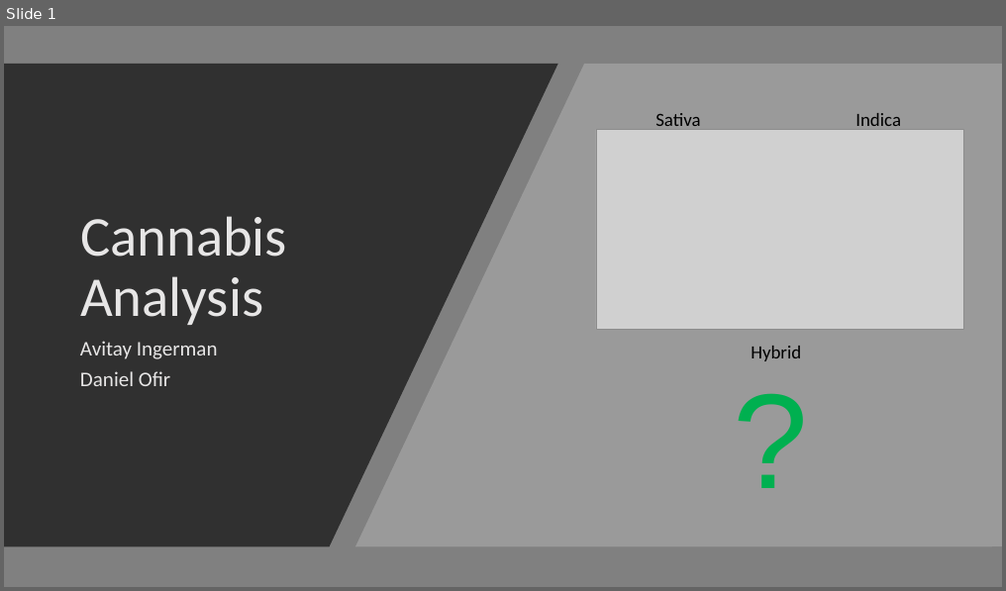
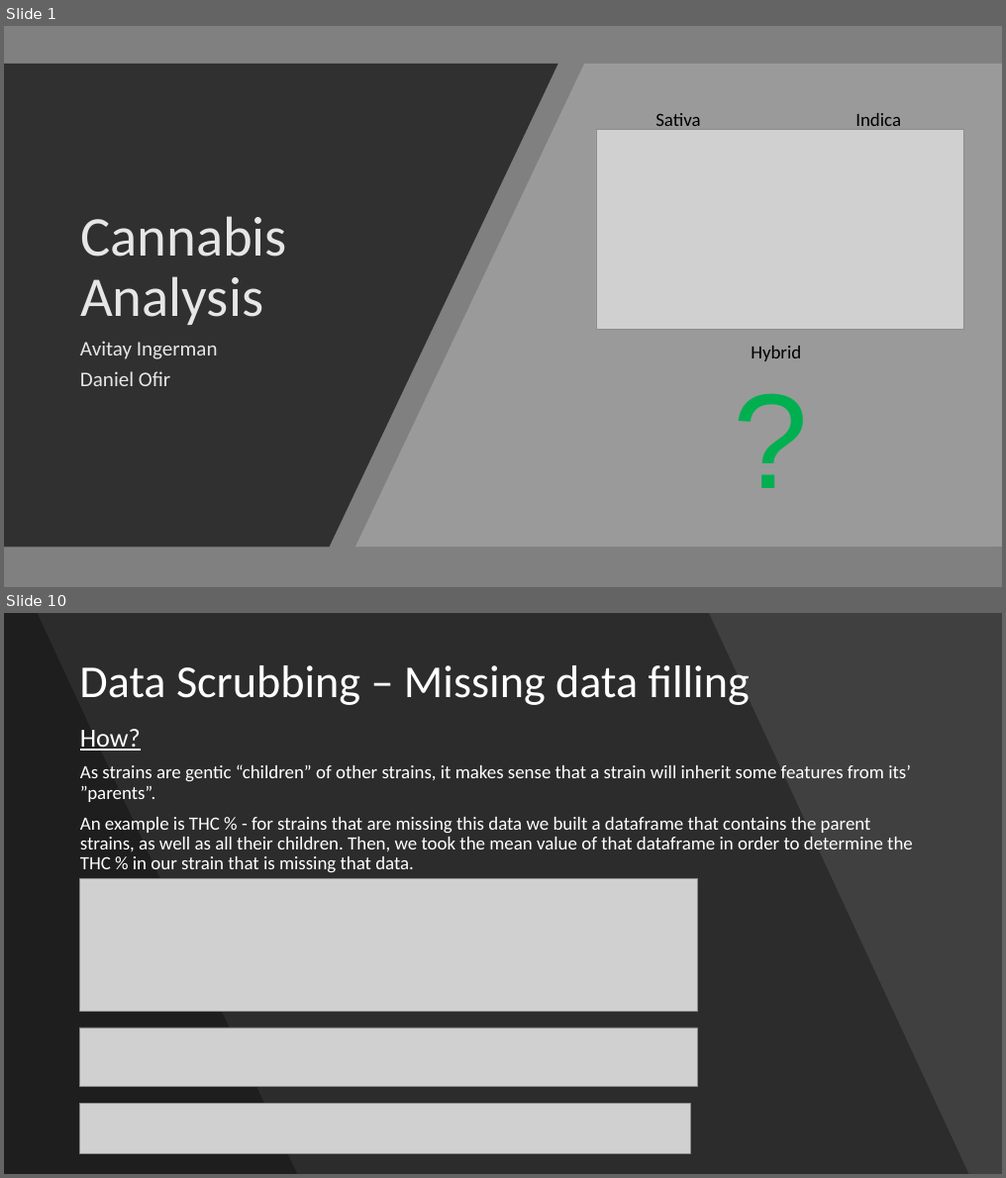
Before and after one commit to DanielOfir/Cannabis-Analysis, a slide deck: Cannabis Analysis.pptx. Shown one above the other, each under a label of ours: slide 1 before the commit, slides 1 and 10 after it; the slides between them are not shown. The pictures are 1006x591 and 1006x1178 pixels, drawn with LibreOffice and Linux fonts; fonts in the diff are those of the drawing; grey boxes stand for pictures. Boxes give left, top, right and bottom in pixels: in the first picture for what was removed or moved away, otherwise in the second. Text is boxed around its words. In the diff, an @@ line names an element or a change of style, - is before the commit and + after.

```diff
--- a/Cannabis Analysis.pptx
+++ b/Cannabis Analysis.pptx
@@ slide 10 added at bbox=[4, 613, 1002, 1174], background #404040 @@
@@ freeform shape added at bbox=[4, 613, 969, 1174], fill #000000 at 30% opacity @@
@@ freeform shape added at bbox=[4, 613, 297, 1174], fill #000000 at 30% opacity @@
@@ title added at bbox=[79, 665, 749, 705], 44 pt, text #FFFFFF @@
+Data Scrubbing – Missing data filling
@@ text added at bbox=[80, 729, 913, 873], 18 pt, text #FFFFFF @@
+How?
+As strains are gentic “children” of other strains, it makes sense that a strain will inherit some features from its’ ”parents”.
+An example is THC % - for strains that are missing this data we built a dataframe that contains the parent strains, as well as all their children. Then, we took the mean value of that dataframe in order to determine the THC % in our strain that is missing that data.
@@ picture added at bbox=[79, 878, 698, 1011] @@
@@ picture added at bbox=[79, 1028, 698, 1087] @@
@@ picture added at bbox=[79, 1104, 691, 1155] @@
```
Also in this commit, not shown: 2 slides changed, 11 other slides added, 8 other files.
